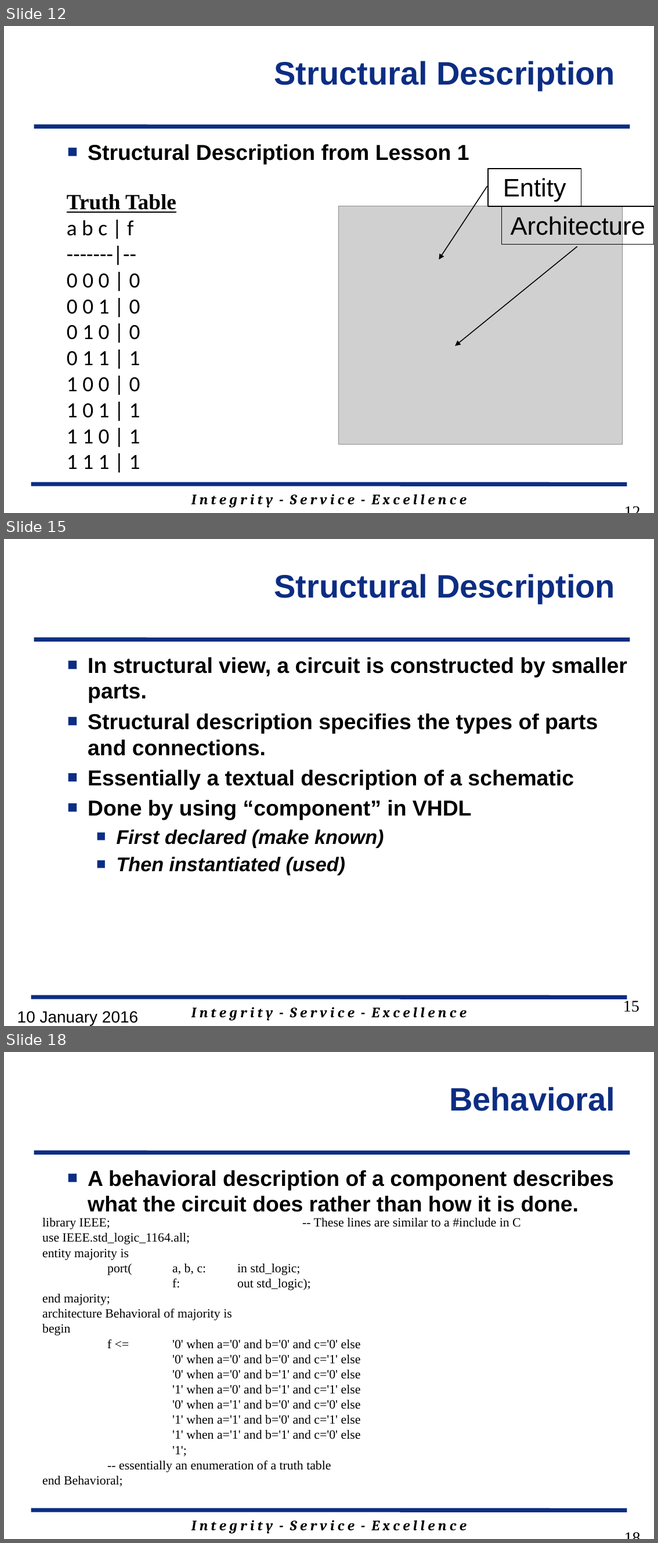
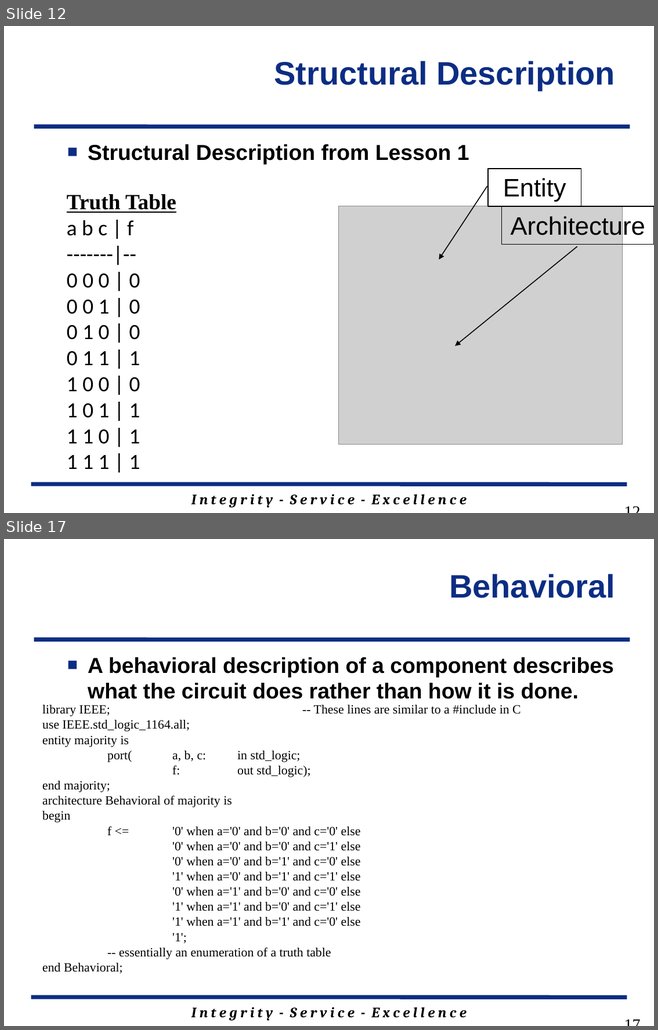
Before and after one commit to jfalkinburg/ECE383_web, a slide deck: lecture/slides/ECE_383_Lec2.pptx. Shown one above the other, each under a label of ours: slides 12, 15 and 18 before the commit, slides 12 and 17 after it; the slides between them are not shown. The pictures are 658x1543 and 658x1030 pixels, drawn with LibreOffice and Linux fonts; fonts in the diff are those of the drawing; grey boxes stand for pictures; background and template pictures are left out. Boxes give left, top, right and bottom in pixels: in the first picture for what was removed or moved away, otherwise in the second. Text is boxed around its words. In the diff, an @@ line names an element or a change of style, - is before the commit and + after.

```diff
--- a/lecture/slides/ECE_383_Lec2.pptx
+++ b/lecture/slides/ECE_383_Lec2.pptx
@@ slide 15 removed at (4, 539, 654, 1026), background #FFFFFF; not listed: 3 template elements that a slide beside it also shows @@
@@ title removed at (274, 574, 615, 603) @@
-Structural Description
@@ text removed at (88, 657, 627, 875) @@
-■ In structural view, a circuit is constructed by smaller parts.
-■ Structural description specifies the types of parts and connections.
-■ Essentially a textual description of a schematic
-■ Done by using “component” in VHDL
-  ■ First declared (make known)
-  ■ Then instantiated (used)
@@ page number removed at (623, 999, 639, 1012) @@
-15
@@ text removed at (17, 1011, 138, 1026) @@
-10 January 2016
@@ what was slide 18 is now slide 17 @@
```
Also in this commit, not shown: 13 slides changed, 1 slide added, 1 other slide removed, 5 other files.
